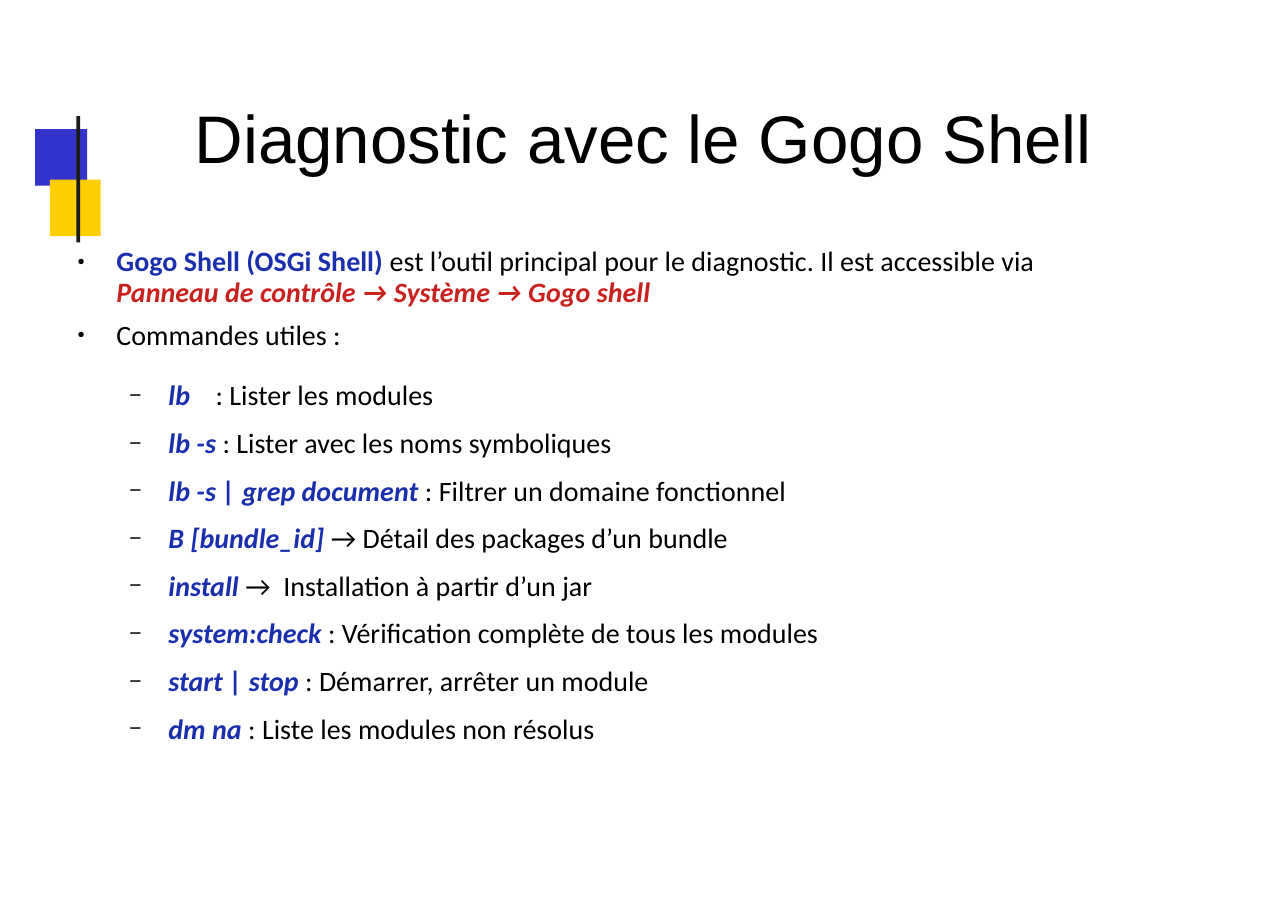
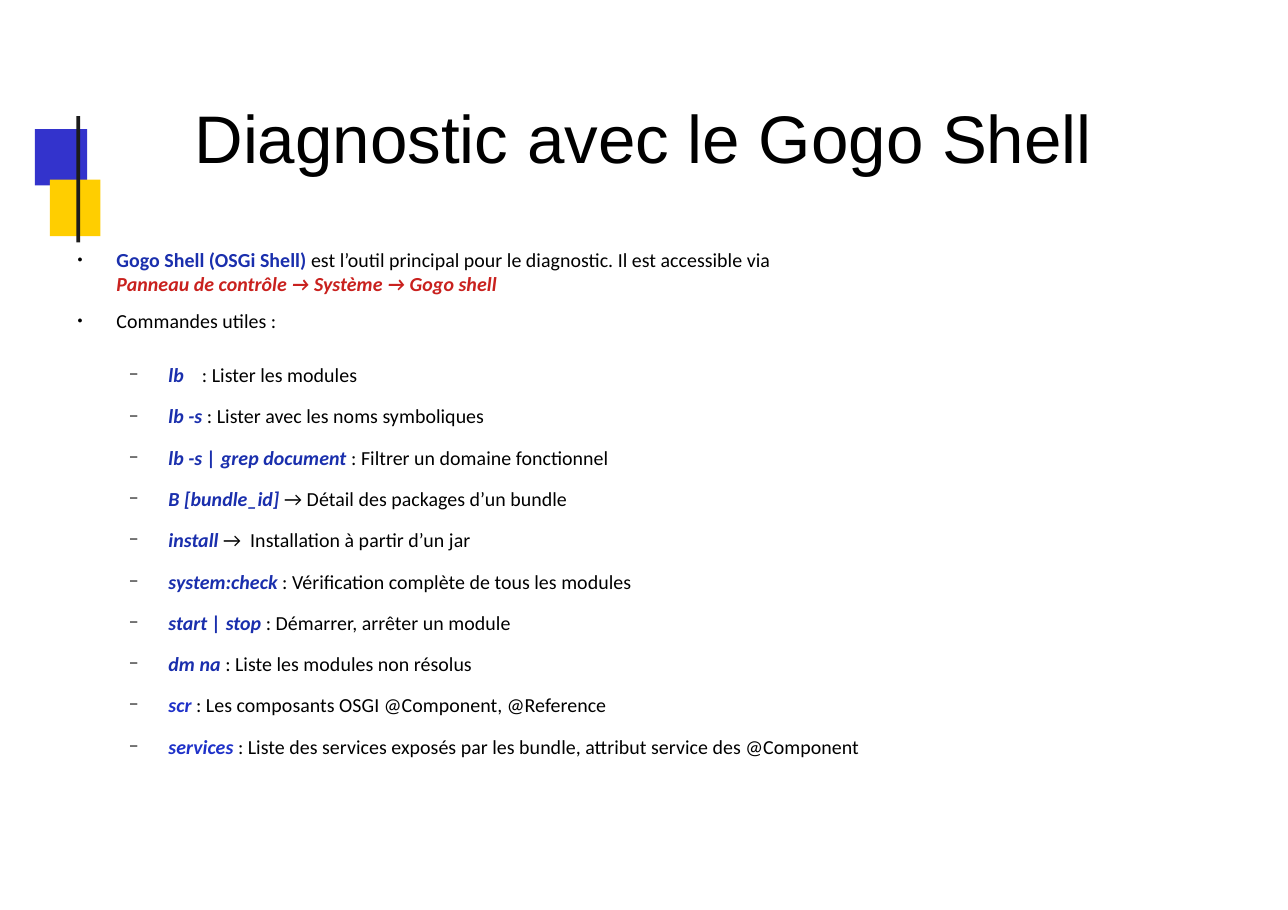
Before and after one commit to dthibau/liferay, a slide deck: slide 88 of Lrd7.pptx. Drawn at 1288x910 pixels with LibreOffice and Linux fonts; fonts in the diff are those of the drawing; background and template pictures are left out. Boxes give left, top, right and bottom in pixels: in the first picture for what was removed or moved away, otherwise in the second. Text is boxed around its words. In the diff, an @@ line names an element or a change of style, - is before the commit and + after.

```diff
--- a/Lrd7.pptx
+++ b/Lrd7.pptx
@@ text at [116, 252, 770, 671]: size 18.3 to 13.1 pt in "Gogo Shell (OSGi Shell) est l’outil principal ...", "Commandes utiles :", "lb : Lister les modules", "lb -s : Lister avec les noms ..." and 6 more places; line spacing 0.9 to 1 @@
@@ text at [168, 698, 859, 758]: paragraphs added @@
+  − scr : Les composants OSGI @Component, @Reference
+  − services : Liste des services exposés par les bundle, attribut service des @Component
```
Also in this commit, not shown: 41 other slides changed, 20 slides added, 6 slides removed, 6 other files.
